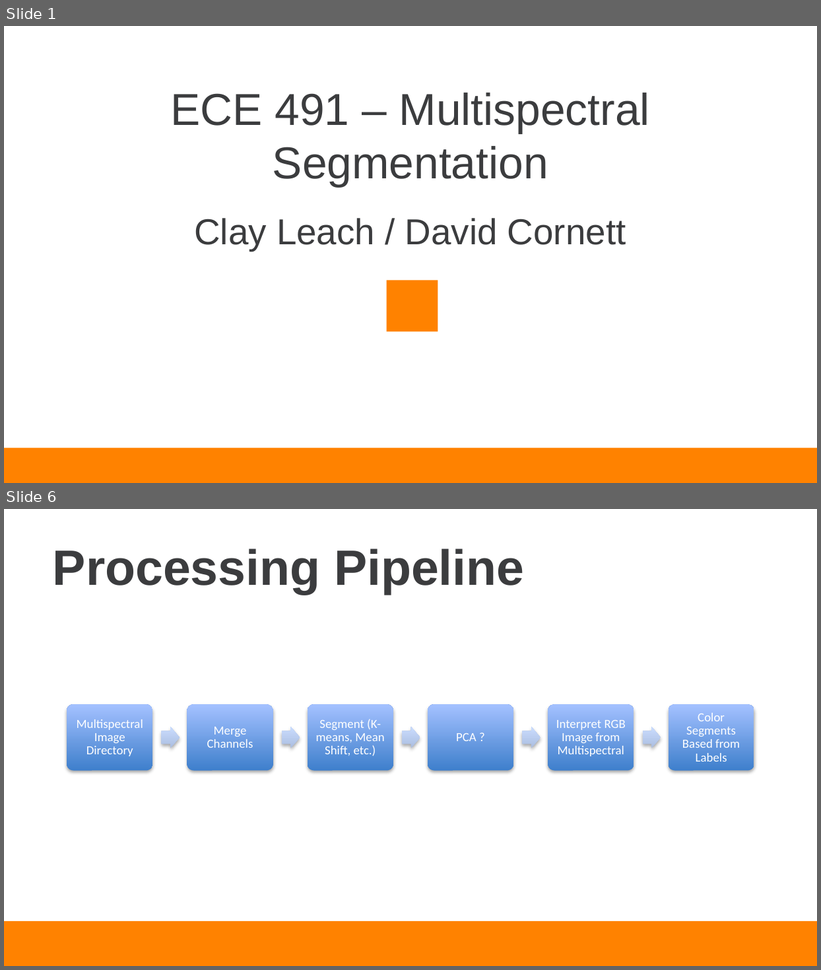
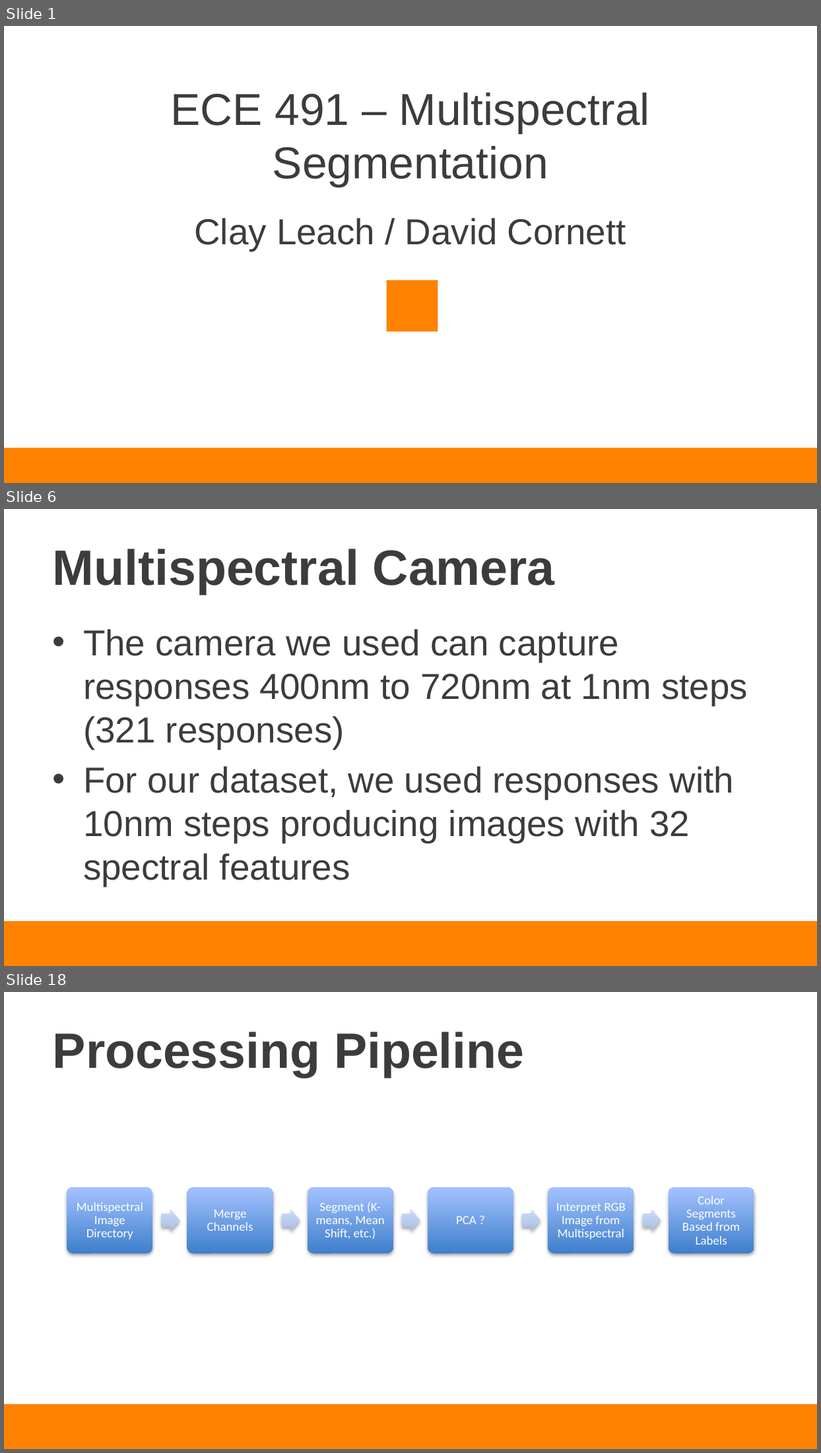
Before and after one commit to dcc3/ECE491_Final_Project, a slide deck: Documentation/Cornett_Leach_Presentation.pptx. Shown one above the other, each under a label of ours: slides 1 and 6 before the commit, slides 1, 6 and 18 after it; the slides between them are not shown. The pictures are 821x970 and 821x1453 pixels, drawn with LibreOffice and Linux fonts; fonts in the diff are those of the drawing; background and template pictures are left out. Boxes give left, top, right and bottom in pixels: in the first picture for what was removed or moved away, otherwise in the second. Text is boxed around its words. In the diff, an @@ line names an element or a change of style, - is before the commit and + after.

```diff
--- a/Documentation/Cornett_Leach_Presentation.pptx
+++ b/Documentation/Cornett_Leach_Presentation.pptx
@@ slide 6 added at bbox=[4, 509, 817, 966], background #FFFFFF; not listed: 1 template element that a slide beside it also shows @@
@@ title added at bbox=[53, 549, 555, 594], 44 pt, text #3B3C3E, bold @@
+Multispectral Camera
@@ text added at bbox=[83, 629, 748, 887], 32 pt, text #3B3C3E @@
+• The camera we used can capture responses 400nm to 720nm at 1nm steps (321 responses)
+• For our dataset, we used responses with 10nm steps producing images with 32 spectral features
@@ what was slide 6 is now slide 18 @@
```
Also in this commit, not shown: 2 slides changed, 16 other slides added, 2 slides removed, 22 other files.
